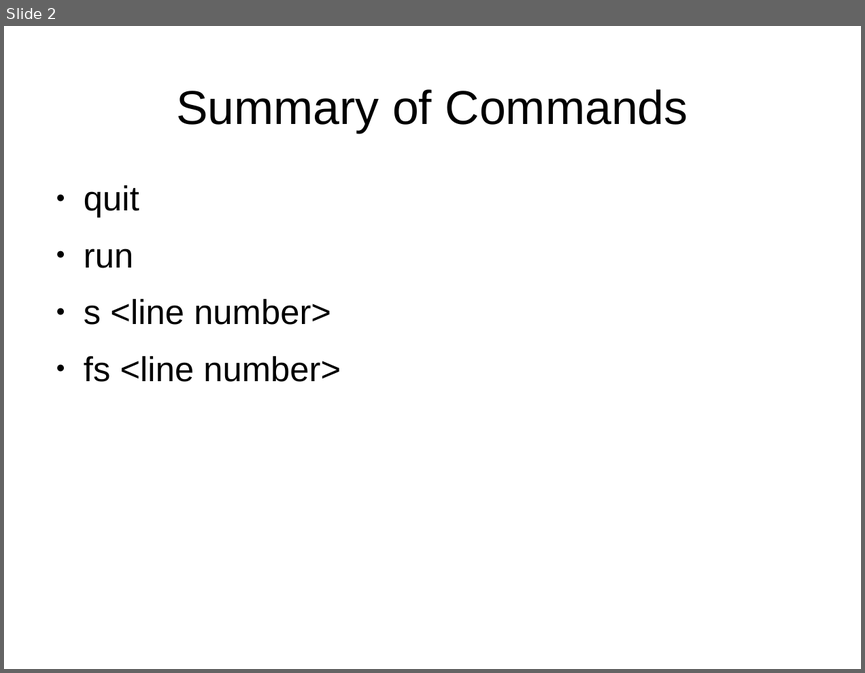
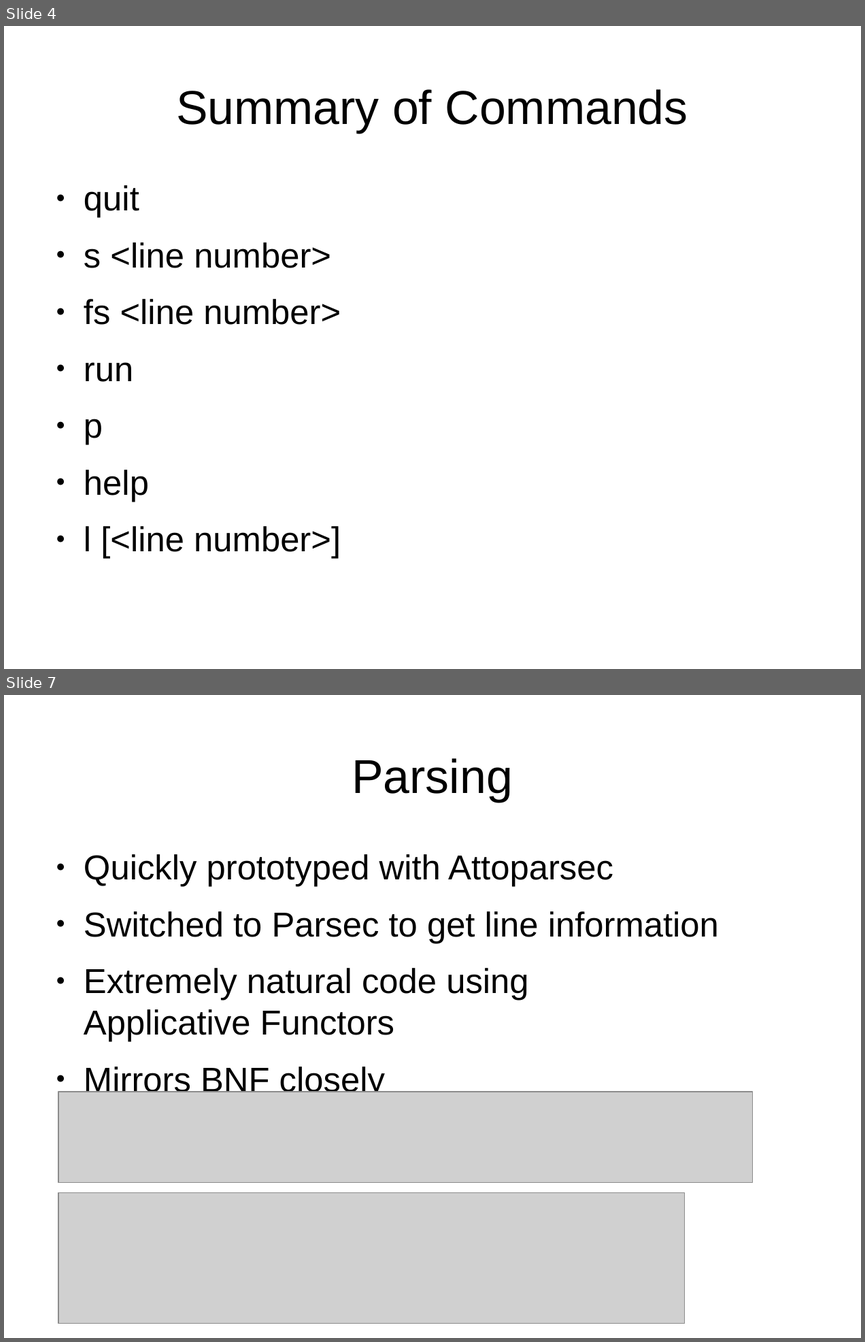
Before and after one commit to dcsommer/CS240H-Final-Project, a slide deck: demo.odp. Shown one above the other, each under a label of ours: slide 2 before the commit, slides 4 and 7 after it; the slides between them are not shown. The pictures are 865x673 and 865x1342 pixels, drawn with LibreOffice and Linux fonts; fonts in the diff are those of the drawing; grey boxes stand for pictures. Boxes give left, top, right and bottom in pixels: in the first picture for what was removed or moved away, otherwise in the second. Text is boxed around its words. In the diff, an @@ line names an element or a change of style, - is before the commit and + after.

```diff
--- a/demo.odp
+++ b/demo.odp
@@ slide 7 added at (4,695,861,1338), background #FFFFFF @@
@@ title added at (351,758,513,802), 44 pt, text #000000 @@
+Parsing
@@ text added at (84,854,719,1098), 32 pt, text #000000 @@
+● Quickly prototyped with Attoparsec
+● Switched to Parsec to get line information
+● Extremely natural code using
+  Applicative Functors
+● Mirrors BNF closely
@@ picture added at (58,1091,753,1183) @@
@@ picture added at (58,1193,684,1323) @@
@@ what was slide 2 is now slide 4 @@
@@ slide 4 changed as well @@
@@ text at (84,248,133,268): paragraph removed @@
-● run
@@ text at (84,362,341,558): paragraphs added @@
+● run
+● p
+● help
+● l [<line number>]
```
Also in this commit, not shown: 1 other slide changed, 4 other slides added, 2 other files.
